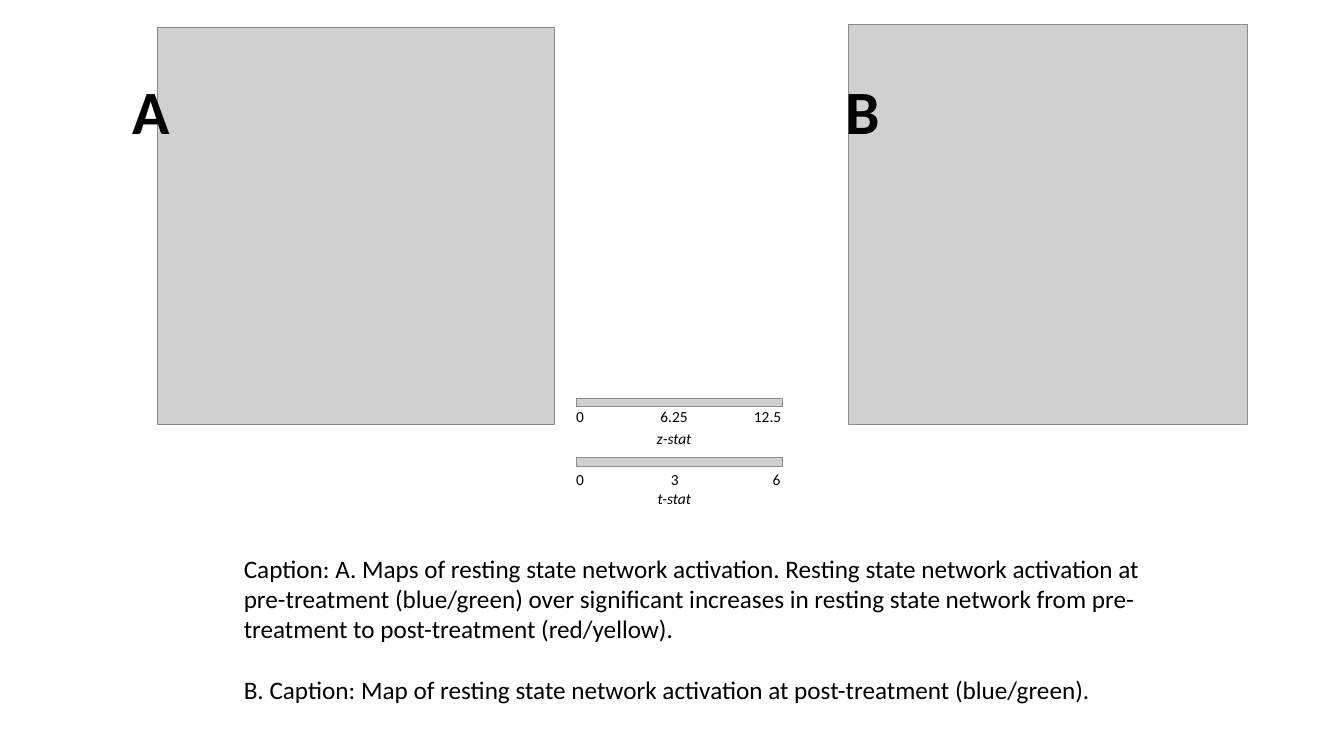
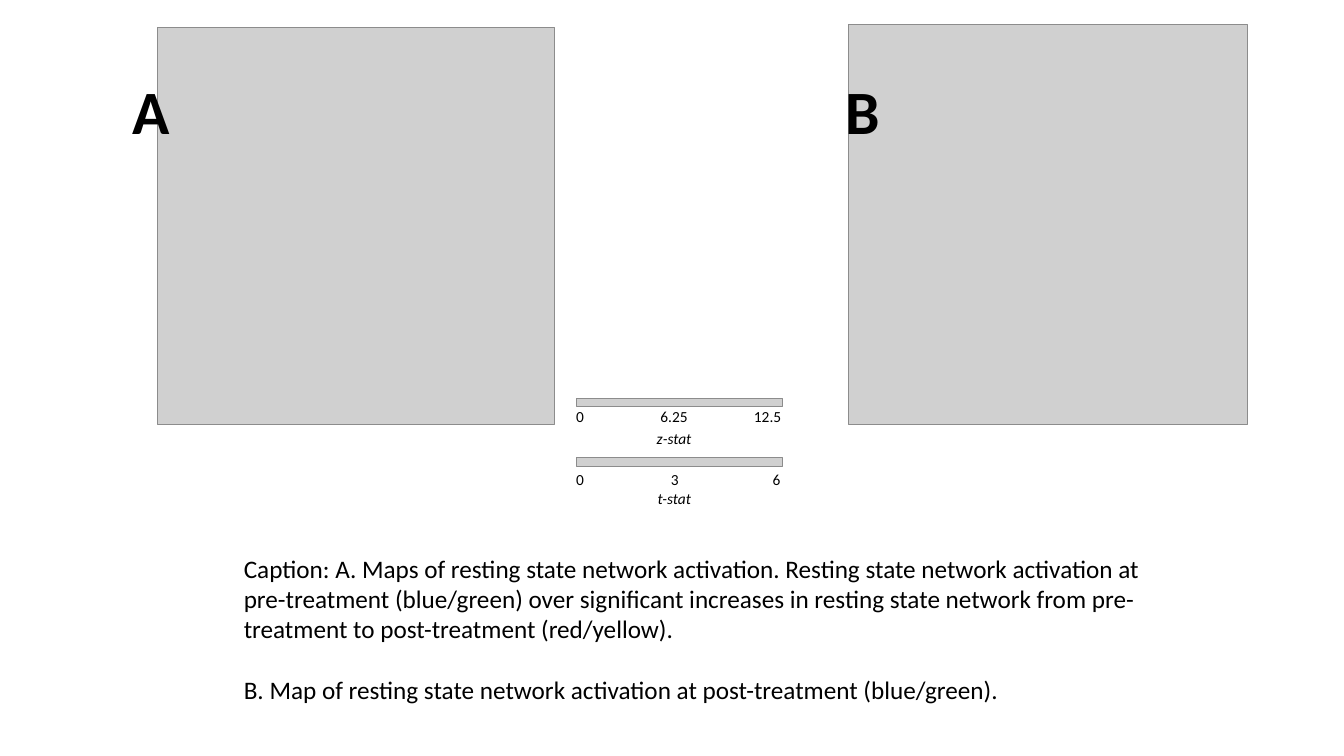
Before and after one commit to fsleyes/restingstate, a slide deck: slide 1 of restingstate_figures.pptx. Drawn at 1344x756 pixels with LibreOffice and Linux fonts; fonts in the diff are those of the drawing; grey boxes stand for pictures. Boxes give left, top, right and bottom in pixels: in the first picture for what was removed or moved away, otherwise in the second. Text is boxed around its words. In the diff, an @@ line names an element or a change of style, - is before the commit and + after.

```diff
--- a/restingstate_figures.pptx
+++ b/restingstate_figures.pptx
@@ text at (x1=244, y1=680, x2=997, y2=704): text changed @@
-B. Caption: Map of resting state network activation at post-treatment (blue/green).
+B. Map of resting state network activation at post-treatment (blue/green).
```
Also in this commit, not shown: 1 other slide changed, 2 other files.
